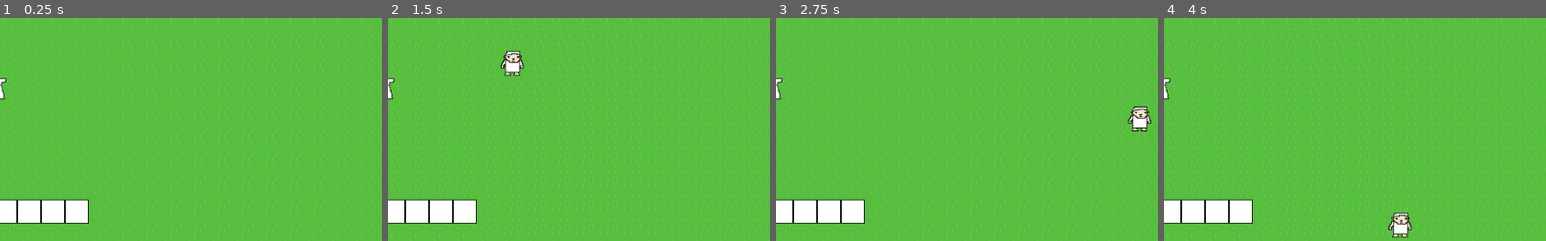
Above: before the commit, frames 1-4 (left to right).
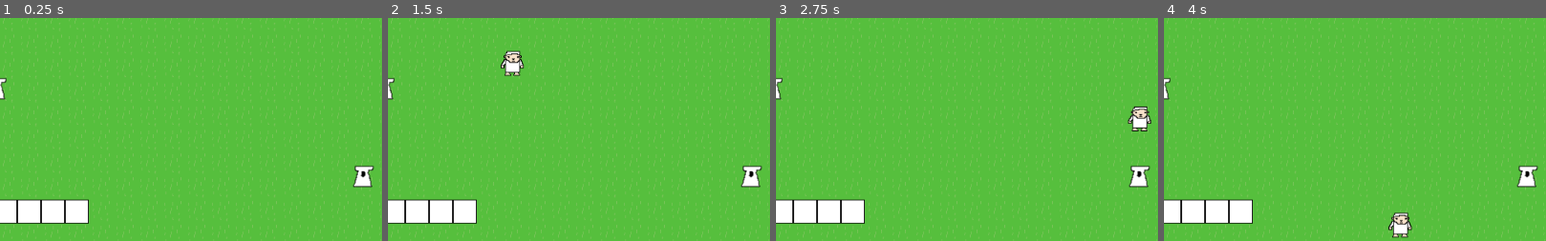
Above: after the commit, the same moments.

Repository: S-D-V-A-S-M-V-V-I-C-T-S-S-BAGGER/CovidTowerDefense
Game: Godot game, scene res://Levels/BaseLevel.tscn
Same seed, same stepped clock (60 frames per second), same inputs: the game is played once before the commit and once after it.
Inputs:
- Up to frame 1 (0.25 s): no input
- Up to frame 2 (1.5 s): no input
- Up to frame 3 (2.75 s): no input
- Up to frame 4 (4 s): no input
The pictures show only the part of the screen within x 35-85%, y 7-57%; the shares and areas given below are measured in that part.

The runs differ from the first frame. In frame 1, 0.4% of the frame differs, in the area x 92-98%, y 66-77%; in frame 2, 0.4%; in frame 3, 0.4%; in frame 4, 0.4%.

Commit message:
add CellTower dat does turbo

Diff:
--- a/Levels/BaseLevel.tscn
+++ b/Levels/BaseLevel.tscn
@@ -1,10 +1,11 @@
-[gd_scene load_steps=7 format=2]
+[gd_scene load_steps=8 format=2]
 
 [ext_resource path="res://PlaceHolders/PlaceHolderTile.png" type="Texture" id=1]
 [ext_resource path="res://PlaceHolders/Background.png" type="Texture" id=2]
 [ext_resource path="res://Enemies/Enemy.tscn" type="PackedScene" id=3]
 [ext_resource path="res://Levels/BaseLevelEnemyPath.tres" type="Curve2D" id=4]
 [ext_resource path="res://Towers/Tower.tscn" type="PackedScene" id=5]
+[ext_resource path="res://Towers/CellTower.gd" type="Script" id=6]
 
 [sub_resource type="TileSet" id=1]
 0/name = "PlaceHolderTile.png 0"
@@ -52,3 +53,7 @@
 
 [node name="Tower" parent="." instance=ExtResource( 5 )]
 position = Vector2( 355.573, 136.759 )
+
+[node name="CellTower1" parent="." instance=ExtResource( 5 )]
+position = Vector2( 847.573, 254.759 )
+script = ExtResource( 6 )
--- /dev/null
+++ b/Towers/CellTower.gd
@@ -0,0 +1,20 @@
+extends Node2D
+
+
+# Declare member variables here. Examples:
+# var a: int = 2
+# var b: String = "text"
+
+
+# Called when the node enters the scene tree for the first time.
+func _ready() -> void:
+	pass # Replace with function body.
+
+
+# Called every frame. 'delta' is the elapsed time since the previous frame.
+func _process(delta: float) -> void:
+	pass
+
+
+func _on_Collision_area_shape_entered(area_id: int, area: Area2D, area_shape: int, local_shape: int) -> void:
+	get_node(area.get_path()).get_parent().get_parent().get_parent().set("speed_modifier", 2)
--- /dev/null
+++ b/Towers/CellTower.tscn
@@ -0,0 +1,21 @@
+[gd_scene load_steps=4 format=2]
+
+[ext_resource path="res://PlaceHolders/TowerPlaceholder.png" type="Texture" id=1]
+[ext_resource path="res://Towers/Tower.gd" type="Script" id=2]
+
+[sub_resource type="CircleShape2D" id=1]
+radius = 64.0
+
+[node name="Tower" type="Node2D"]
+script = ExtResource( 2 )
+
+[node name="Sprite" type="Sprite" parent="."]
+texture = ExtResource( 1 )
+
+[node name="Collision" type="Area2D" parent="."]
+collision_layer = 2
+
+[node name="AreaOffEffect" type="CollisionShape2D" parent="Collision"]
+shape = SubResource( 1 )
+
+[connection signal="area_shape_entered" from="Collision" to="." method="_on_Collision_area_shape_entered"]
